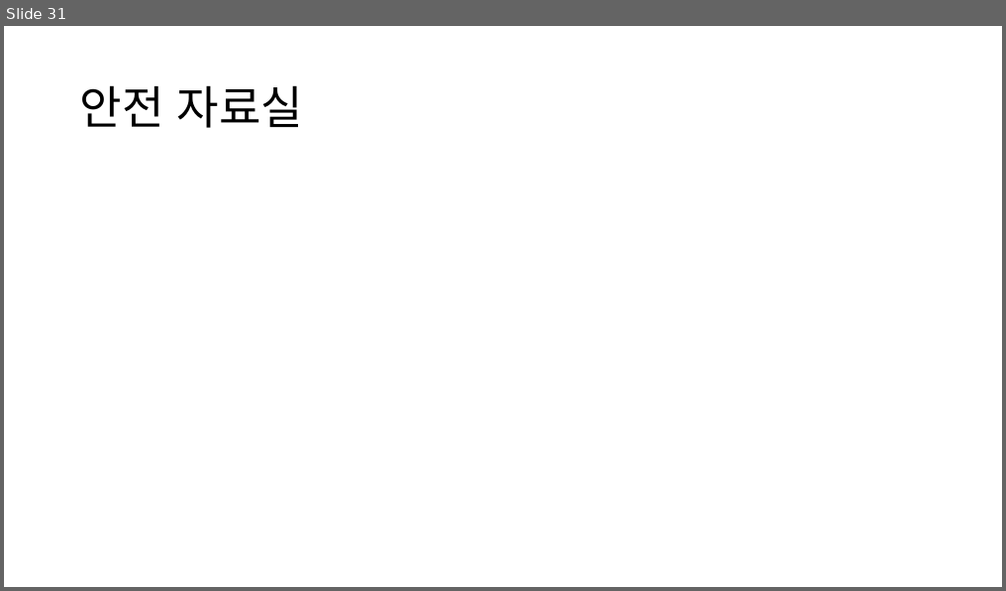
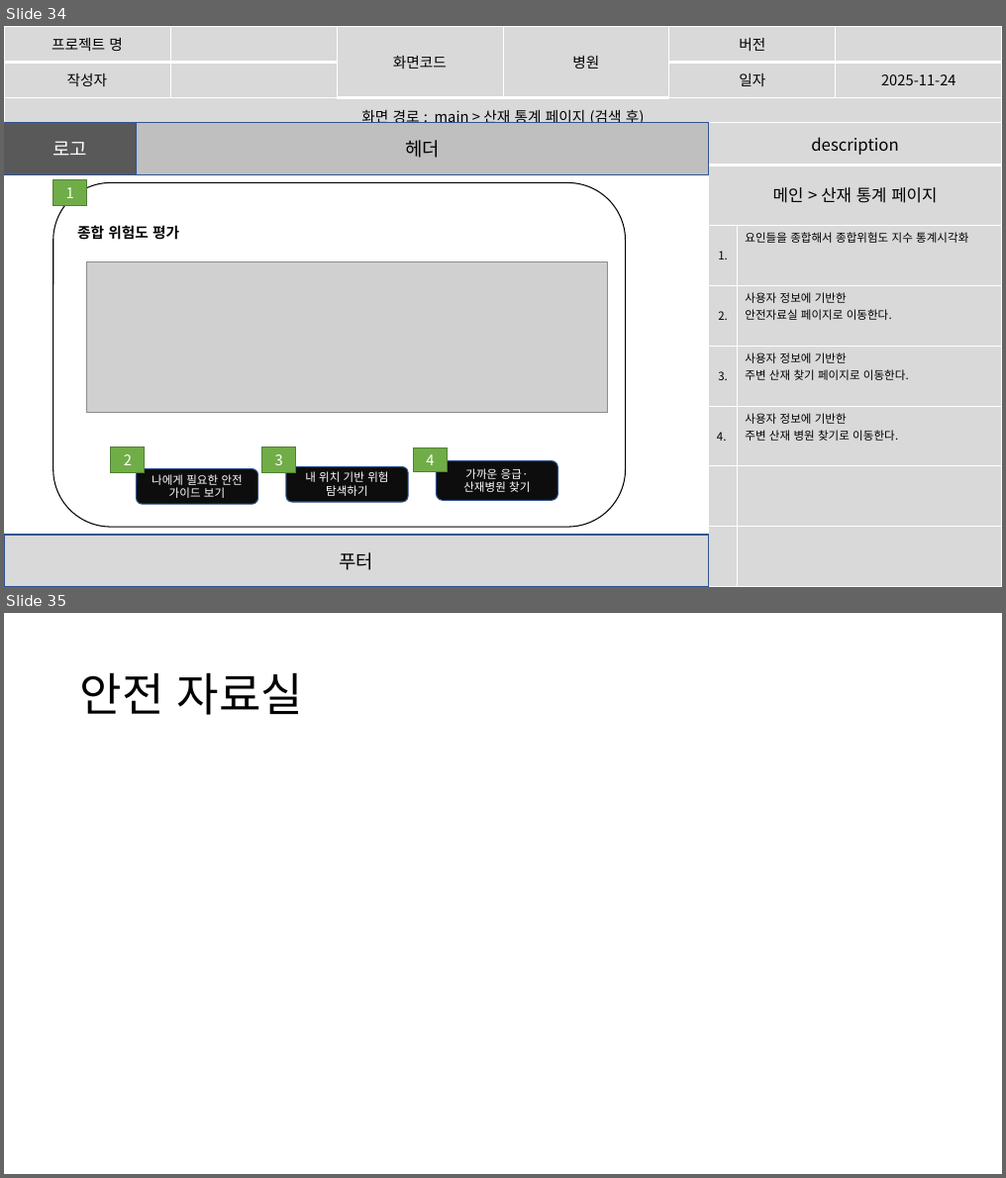
Before and after one commit to imyongchan/source, a slide deck: 종합기획/종합/스토리보드_종합중.pptx. Shown one above the other, each under a label of ours: slide 31 before the commit, slides 34 and 35 after it. The pictures are 1006x591 and 1006x1178 pixels, drawn with LibreOffice and Linux fonts; fonts in the diff are those of the drawing; grey boxes stand for pictures. Boxes give left, top, right and bottom in pixels: in the first picture for what was removed or moved away, otherwise in the second. Text is boxed around its words. In the diff, an @@ line names an element or a change of style, - is before the commit and + after.

Commit message:
산재통계, 관리자 헤더 추가

```diff
--- a/종합기획/종합/스토리보드_종합중.pptx
+++ b/종합기획/종합/스토리보드_종합중.pptx
@@ slide 34 added at [4, 26, 1002, 587], background #FFFFFF @@
@@ table added at [4, 26, 1001, 140], 3 rows, 6 columns @@
+프로젝트 명 |  | 화면코드 | 병원 | 버전 | 
+작성자 |  |  |  | 일자 | 2025-11-24
+화면 경로 : main > 산재 통계 페이지 (검색 후) |  |  |  |  | 
@@ rectangle added at [4, 123, 137, 174], fill #595959, outline #325491 1 pt, 18 pt, text #FFFFFF @@
+로고
@@ rectangle added at [137, 123, 709, 174], fill #BFBFBF, outline #325491 1 pt, 18 pt, text #000000 @@
+헤더
@@ table added at [709, 123, 1002, 587], 8 rows, 2 columns @@
+description | 
+메인 > 산재 통계 페이지 | 
+1. | 요인들을 종합해서 종합위험도 지수 통계시각화
+2. | 사용자 정보에 기반한 / 안전자료실 페이지로 이동한다.
+3. | 사용자 정보에 기반한 / 주변 산재 찾기 페이지로 이동한다.
+4. | 사용자 정보에 기반한 / 주변 산재 병원 찾기로 이동한다.
+ | 
+ | 
@@ rounded rectangle added at [54, 183, 626, 528], fill #FFFFFF, outline #000000 1 pt, 14 pt, text #000000, bold @@
+종합 위험도 평가
@@ rectangle added at [54, 180, 87, 206], fill #70AD47, outline #538035 1 pt, 14 pt, text #FFFFFF @@
+1
@@ picture added at [87, 262, 608, 413] @@
@@ rectangle added at [111, 448, 145, 473], fill #70AD47, outline #538035 1 pt, 14 pt, text #FFFFFF @@
+2
@@ rounded rectangle added at [137, 470, 258, 504], fill #0D0D0D, outline #325491 1 pt, 11 pt, text #FFFFFF @@
+나에게 필요한 안전 가이드 보기
@@ rectangle added at [262, 448, 296, 473], fill #70AD47, outline #538035 1 pt, 14 pt, text #FFFFFF @@
+3
@@ rounded rectangle added at [286, 467, 408, 502], fill #0D0D0D, outline #325491 1 pt, 11 pt, text #FFFFFF @@
+내 위치 기반 위험 탐색하기
@@ rectangle added at [414, 449, 448, 472], fill #70AD47, outline #538035 1 pt, 14 pt, text #FFFFFF @@
+4
@@ rounded rectangle added at [436, 461, 558, 500], fill #0D0D0D, outline #325491 1 pt, 11 pt, text #FFFFFF @@
+가까운 응급·산재병원 찾기
@@ rectangle added at [4, 535, 709, 587], fill #D9D9D9, outline #325491 1 pt, 18 pt, text #000000 @@
+푸터
@@ what was slide 31 is now slide 35 @@
```
Also in this commit, not shown: 1 slide changed, 8 other slides added, 2 slides removed.
